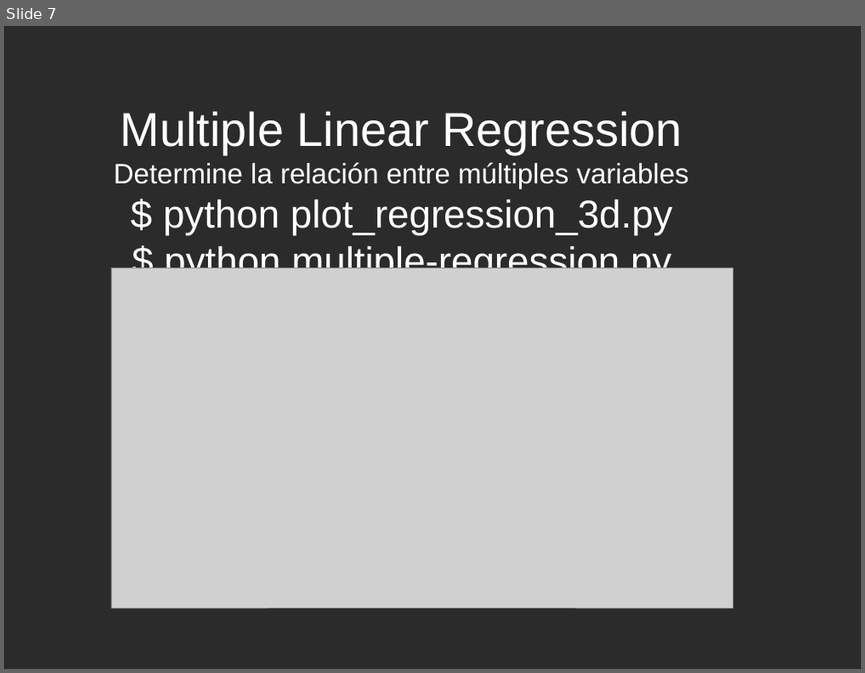
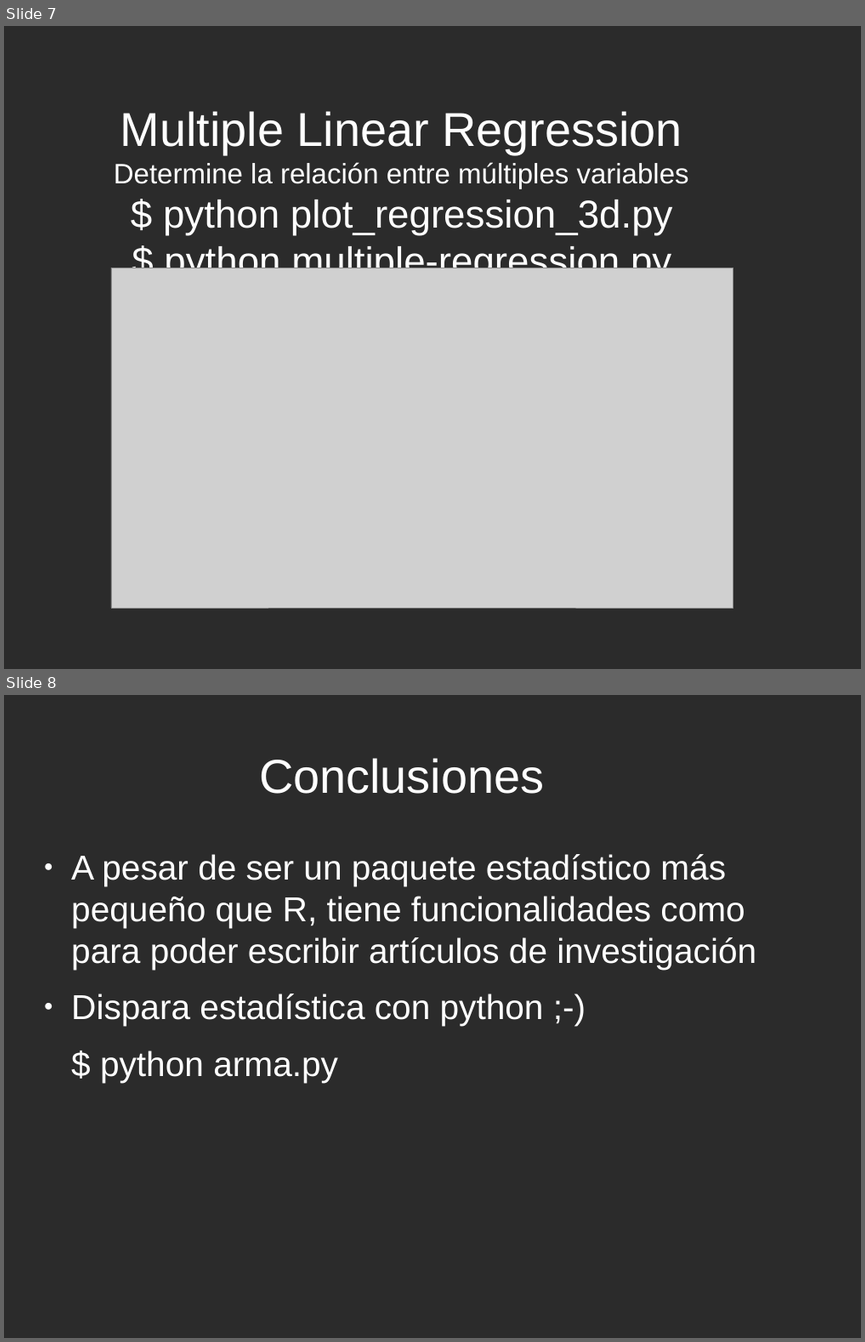
Before and after one commit to davidam/python-examples, a slide deck: presentations/python-r-statistics.odp. Shown one above the other, each under a label of ours: slide 7 before the commit, slides 7 and 8 after it. The pictures are 865x673 and 865x1342 pixels, drawn with LibreOffice and Linux fonts; fonts in the diff are those of the drawing; grey boxes stand for pictures; background and template pictures are left out; a plain dark background stands for a picture behind light text. Boxes give left, top, right and bottom in pixels: in the first picture for what was removed or moved away, otherwise in the second. Text is boxed around its words. In the diff, an @@ line names an element or a change of style, - is before the commit and + after.

Commit message:
python-r-statistics.odp: add conclusions

```diff
--- a/presentations/python-r-statistics.odp
+++ b/presentations/python-r-statistics.odp
@@ slide 8 added at [4, 695, 861, 1338], background picture (left out) @@
@@ title added at [259, 758, 544, 794], 44 pt, text #FFFFFF @@
+Conclusiones
@@ text added at [71, 854, 756, 1083], 32 pt, text #FFFFFF @@
+● A pesar de ser un paquete estadístico más pequeño que R, tiene funcionalidades como para poder escribir artículos de investigación
+● Dispara estadística con python ;-)
+$ python arma.py
```
Also in this commit, not shown: 1 slide changed, 1 slide removed.
